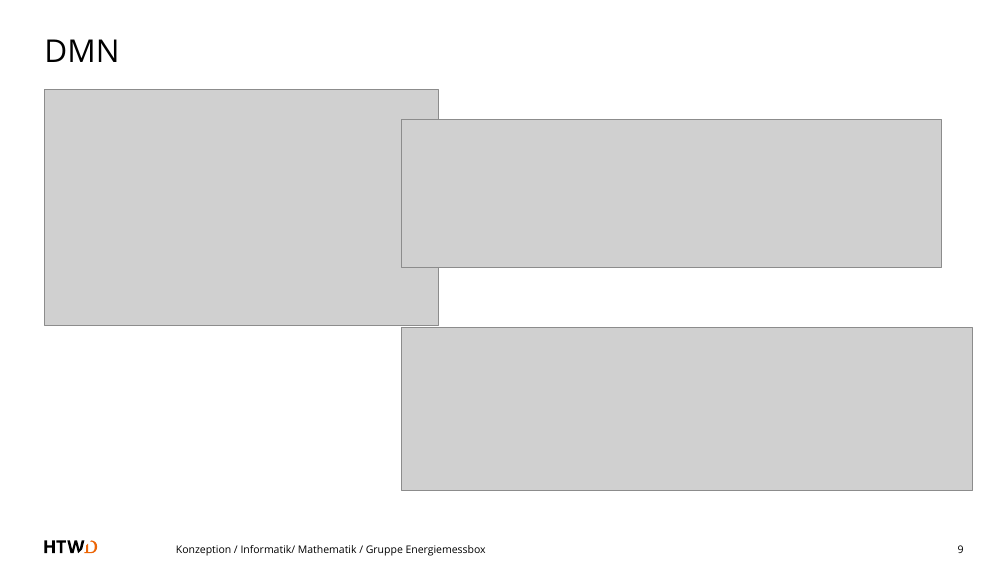
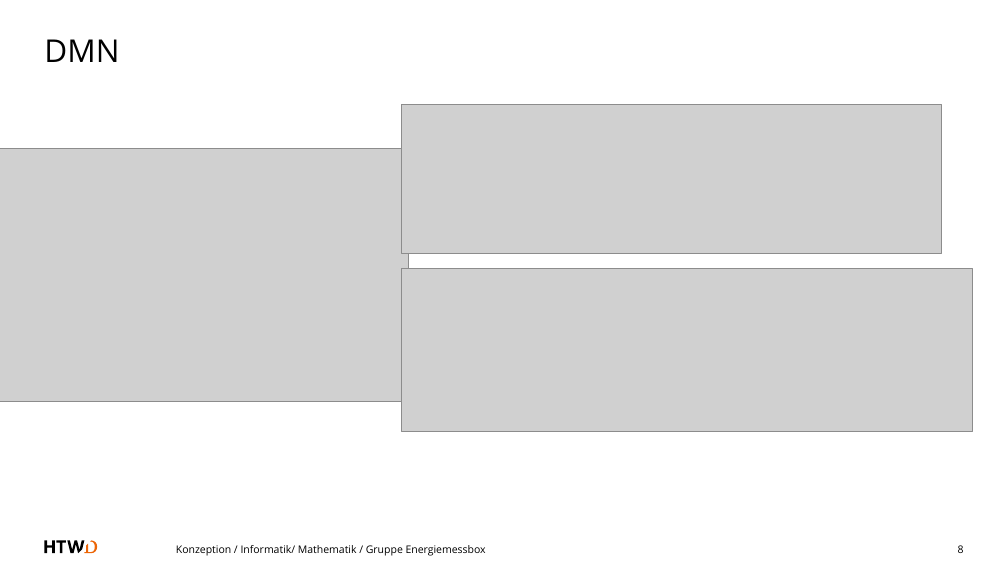
Before and after one commit to a-schulz/bpa-energiemessbox, a slide deck: slide 8 of praesentation.odp (slide 9 before the commit). Drawn at 1008x567 pixels with LibreOffice and Linux fonts; fonts in the diff are those of the drawing; grey boxes stand for pictures. Boxes give left, top, right and bottom in pixels: in the first picture for what was removed or moved away, otherwise in the second. Text is boxed around its words. In the diff, an @@ line names an element or a change of style, - is before the commit and + after.

```diff
--- a/praesentation.odp
+++ b/praesentation.odp
@@ picture: place and size @@
-picture at box(402, 119, 941, 268)
+picture at box(402, 104, 941, 253)
@@ picture: place and size @@
-picture at box(45, 89, 439, 325)
+picture at box(0, 149, 409, 402)
@@ picture: place and size @@
-picture at box(402, 327, 972, 491)
+picture at box(402, 268, 972, 432)
@@ page number at box(958, 545, 964, 553): text changed @@
-9
+8
```
Also in this commit, not shown: 10 other slides changed, 1 slide removed, 1 other file.
